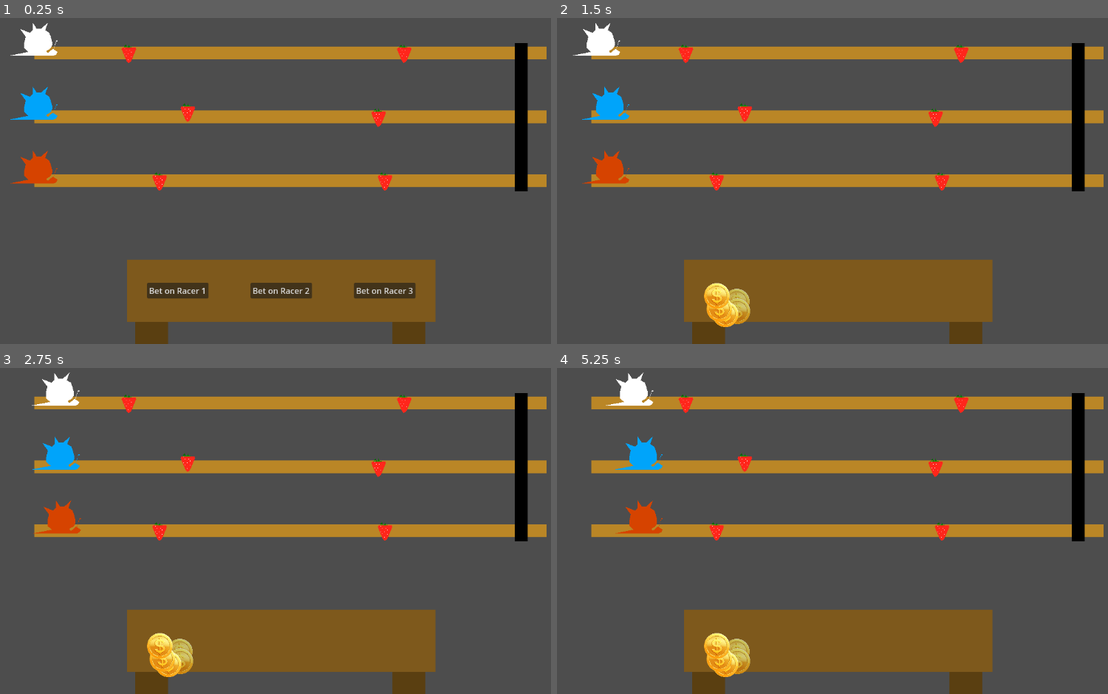
Above: before the commit, frames 1-4 (two rows, left to right).
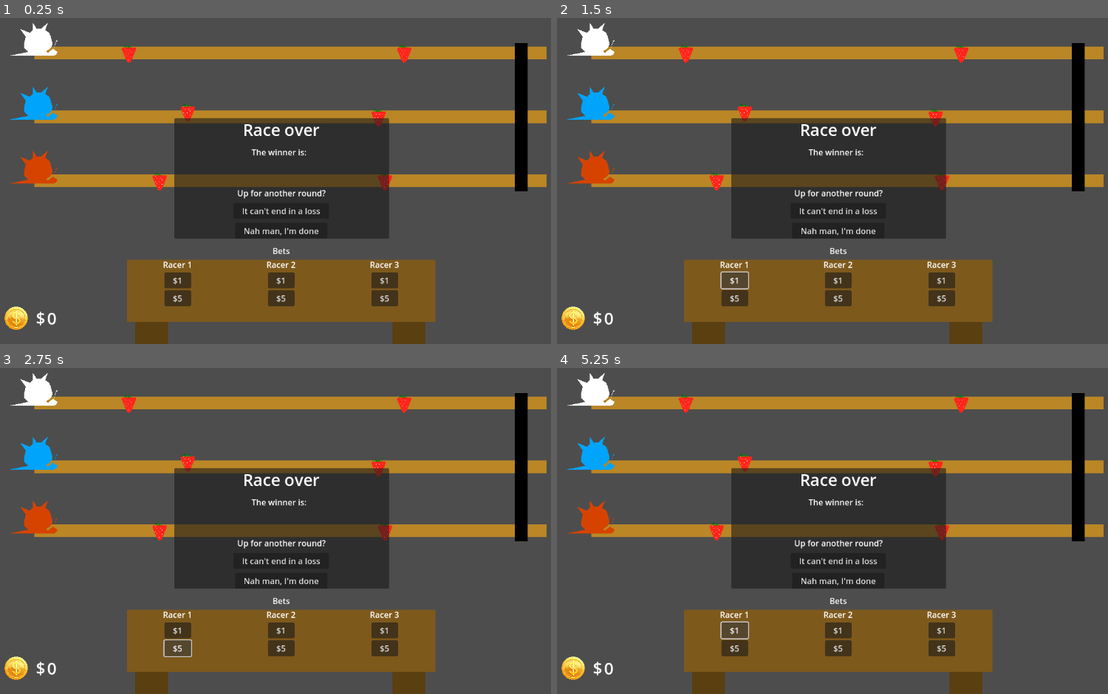
Above: after the commit, the same moments.

Repository: pradoh97/snail-race
Game: Godot game, scene res://level.tscn
The game is run twice, just before and just after one commit, with the same random seed, the same clock (stepped at 60 frames per second) and the same inputs.
Inputs (mouse positions are in pixels of both pictures, inside the frame that each line leads up to):
- Up to frame 1 (0.25 s): no input
- Up to frame 2 (1.5 s): click (733, 291) at 0.5 s, where only the run before the commit has a clickable "Bet on Racer 1"; click (733, 278) at 1.25 s, where only the run after the commit has a clickable "$1"
- Up to frame 3 (2.75 s): click (176, 648) at 2 s, where only the run after the commit has a clickable "$5"
- Up to frame 4 (5.25 s): click (838, 560) at 2.75 s, where only the run after the commit has a clickable "It can't end in a loss"; click (838, 579) at 3.5 s, where only the run after the commit has a clickable "Nah man, I'm done"; click (838, 579) at 4.25 s, where only the run after the commit has a clickable "Nah man, I'm done"; click (733, 628) at 5 s, where only the run after the commit has a clickable "$1"

The runs differ from the first frame. In frame 1, 17% of the frame differs, in the area x 0-76%, y 30-96%; in frame 2, 18%; in frame 3, 19%; in frame 4, 19%, in the area x 0-73%, y 1-96%.
Error after the commit: Invalid access to property or key 'pressed' on a base object of type 'null instance'. (res://ui.gd:6)

Commit message:
Add game over screen

Diff:
--- a/level.gd
+++ b/level.gd
@@ -2,10 +2,17 @@
 
 var winner: String = ""
 
+func _ready():
+	$UI.restart_pressed.connect(_on_restart_pressed)
+	var racer_number = 1
+	for racer: Racer in $Racers.get_children():
+		racer.racer_number = racer_number
+		racer_number += 1
+
 func _on_finish_line_body_entered(body):
 	if not winner:
-		winner = body.name
-
+		winner = str(body.racer_number)
+		$UI.race_over(winner)
 
 func _on_full_stop_body_entered(body):
 	(body as Racer).race_over = true
@@ -13,3 +20,7 @@
 func start_race():
 	for racer: Racer in $Racers.get_children():
 		racer.set_physics_process(true)
+
+func _on_restart_pressed():
+	winner = ""
+	get_tree().reload_current_scene()
--- a/level.tscn
+++ b/level.tscn
@@ -1,10 +1,13 @@
-[gd_scene load_steps=13 format=3 uid="uid://d1sxs5ucwt5cw"]
+[gd_scene load_steps=16 format=3 uid="uid://d1sxs5ucwt5cw"]
 
 [ext_resource type="Script" uid="uid://djv7ewwf01a1e" path="res://level.gd" id="1_vonw3"]
 [ext_resource type="PackedScene" uid="uid://deu8jlcltfg5f" path="res://finish_line.tscn" id="2_oi3di"]
 [ext_resource type="PackedScene" uid="uid://djrkl3l50j1u8" path="res://racer/snail.tscn" id="3_0b4ue"]
 [ext_resource type="PackedScene" uid="uid://droahx1p02vyo" path="res://traps/strawberry.tscn" id="3_f2txt"]
 [ext_resource type="Script" uid="uid://bew22gi0e2nxs" path="res://ui.gd" id="5_f2txt"]
+[ext_resource type="PackedScene" uid="uid://vtel8wmabvdn" path="res://bets/small_bet.tscn" id="6_1ainy"]
+[ext_resource type="PackedScene" uid="uid://8gwjogvjh4px" path="res://bets/medium_bet.tscn" id="7_n6hdu"]
+[ext_resource type="Texture2D" uid="uid://bqshskxmw7x7g" path="res://coin.png" id="8_km5ld"]
 
 [sub_resource type="RectangleShape2D" id="RectangleShape2D_oi3di"]
 size = Vector2(20, 111)
@@ -154,48 +157,224 @@
 layout_mode = 2
 texture = SubResource("GradientTexture2D_f2txt")
 
-[node name="BetSpace" type="HBoxContainer" parent="UI/Table"]
+[node name="VBoxContainer" type="VBoxContainer" parent="UI/Table"]
+layout_mode = 1
+anchors_preset = 15
+anchor_right = 1.0
+anchor_bottom = 1.0
+offset_top = -29.0
+grow_horizontal = 2
+grow_vertical = 2
+
+[node name="Label" type="Label" parent="UI/Table/VBoxContainer"]
+layout_mode = 2
+text = "Bets"
+horizontal_alignment = 1
+
+[node name="BetSpace" type="HBoxContainer" parent="UI/Table/VBoxContainer"]
 unique_name_in_owner = true
 custom_minimum_size = Vector2(0, 66.695)
-layout_mode = 1
-anchors_preset = -1
-anchor_right = 1.0
-anchor_bottom = 0.71300006
-offset_bottom = 0.07698822
+layout_mode = 2
 alignment = 1
 
-[node name="VBoxContainer" type="VBoxContainer" parent="UI/Table/BetSpace"]
+[node name="VBoxContainer" type="VBoxContainer" parent="UI/Table/VBoxContainer/BetSpace"]
 layout_mode = 2
 size_flags_horizontal = 3
 
-[node name="Button" type="Button" parent="UI/Table/BetSpace/VBoxContainer"]
-layout_mode = 2
-size_flags_horizontal = 6
-size_flags_vertical = 6
-text = "Bet on Racer 1
-"
-
-[node name="VBoxContainer2" type="VBoxContainer" parent="UI/Table/BetSpace"]
+[node name="Racer" type="Label" parent="UI/Table/VBoxContainer/BetSpace/VBoxContainer"]
+layout_mode = 2
+text = "Racer 1"
+horizontal_alignment = 1
+
+[node name="SmallBetButton" type="Button" parent="UI/Table/VBoxContainer/BetSpace/VBoxContainer"]
+layout_mode = 2
+size_flags_horizontal = 6
+size_flags_vertical = 6
+text = "   $1   "
+
+[node name="LargeBetButton" type="Button" parent="UI/Table/VBoxContainer/BetSpace/VBoxContainer"]
+layout_mode = 2
+size_flags_horizontal = 6
+size_flags_vertical = 6
+text = "   $5   "
+
+[node name="SmallBet" parent="UI/Table/VBoxContainer/BetSpace/VBoxContainer" instance=ExtResource("6_1ainy")]
+visible = false
+layout_mode = 2
+size_flags_horizontal = 4
+size_flags_vertical = 6
+
+[node name="LargeBet" parent="UI/Table/VBoxContainer/BetSpace/VBoxContainer" instance=ExtResource("7_n6hdu")]
+visible = false
+layout_mode = 2
+size_flags_horizontal = 4
+size_flags_vertical = 6
+
+[node name="VBoxContainer2" type="VBoxContainer" parent="UI/Table/VBoxContainer/BetSpace"]
 layout_mode = 2
 size_flags_horizontal = 3
 
-[node name="Button" type="Button" parent="UI/Table/BetSpace/VBoxContainer2"]
-layout_mode = 2
-size_flags_horizontal = 6
-size_flags_vertical = 6
-text = "Bet on Racer 2
-"
-
-[node name="VBoxContainer3" type="VBoxContainer" parent="UI/Table/BetSpace"]
+[node name="Racer" type="Label" parent="UI/Table/VBoxContainer/BetSpace/VBoxContainer2"]
+layout_mode = 2
+text = "Racer 2"
+horizontal_alignment = 1
+
+[node name="SmallBet" parent="UI/Table/VBoxContainer/BetSpace/VBoxContainer2" instance=ExtResource("6_1ainy")]
+visible = false
+layout_mode = 2
+size_flags_horizontal = 4
+size_flags_vertical = 6
+
+[node name="LargeBet" parent="UI/Table/VBoxContainer/BetSpace/VBoxContainer2" instance=ExtResource("7_n6hdu")]
+visible = false
+layout_mode = 2
+size_flags_horizontal = 4
+size_flags_vertical = 6
+
+[node name="SmallBetButton" type="Button" parent="UI/Table/VBoxContainer/BetSpace/VBoxContainer2"]
+layout_mode = 2
+size_flags_horizontal = 6
+size_flags_vertical = 6
+text = "   $1   "
+
+[node name="LargeBetButton" type="Button" parent="UI/Table/VBoxContainer/BetSpace/VBoxContainer2"]
+layout_mode = 2
+size_flags_horizontal = 6
+size_flags_vertical = 6
+text = "   $5   "
+
+[node name="VBoxContainer3" type="VBoxContainer" parent="UI/Table/VBoxContainer/BetSpace"]
 layout_mode = 2
 size_flags_horizontal = 3
 
-[node name="Button" type="Button" parent="UI/Table/BetSpace/VBoxContainer3"]
-layout_mode = 2
-size_flags_horizontal = 6
-size_flags_vertical = 6
-text = "Bet on Racer 3
-"
+[node name="Racer" type="Label" parent="UI/Table/VBoxContainer/BetSpace/VBoxContainer3"]
+layout_mode = 2
+text = "Racer 3"
+horizontal_alignment = 1
+
+[node name="SmallBet" parent="UI/Table/VBoxContainer/BetSpace/VBoxContainer3" instance=ExtResource("6_1ainy")]
+visible = false
+layout_mode = 2
+size_flags_horizontal = 4
+size_flags_vertical = 6
+
+[node name="LargeBet" parent="UI/Table/VBoxContainer/BetSpace/VBoxContainer3" instance=ExtResource("7_n6hdu")]
+visible = false
+layout_mode = 2
+size_flags_horizontal = 4
+size_flags_vertical = 6
+
+[node name="SmallBetButton" type="Button" parent="UI/Table/VBoxContainer/BetSpace/VBoxContainer3"]
+layout_mode = 2
+size_flags_horizontal = 6
+size_flags_vertical = 6
+text = "   $1   "
+
+[node name="LargeBetButton" type="Button" parent="UI/Table/VBoxContainer/BetSpace/VBoxContainer3"]
+layout_mode = 2
+size_flags_horizontal = 6
+size_flags_vertical = 6
+text = "   $5   "
+
+[node name="GameOver" type="PanelContainer" parent="UI"]
+anchors_preset = -1
+anchor_left = 0.31800002
+anchor_top = 0.31800002
+anchor_right = 0.68200004
+anchor_bottom = 0.68200004
+offset_left = -0.11380005
+offset_top = -0.06401062
+offset_right = 0.113708496
+offset_bottom = 0.063964844
+grow_horizontal = 2
+grow_vertical = 2
+
+[node name="Label" type="Label" parent="UI/GameOver"]
+layout_mode = 2
+size_flags_vertical = 0
+theme_override_font_sizes/font_size = 32
+text = "Race over"
+horizontal_alignment = 1
+
+[node name="VBoxContainer" type="VBoxContainer" parent="UI/GameOver"]
+layout_mode = 2
+alignment = 2
+
+[node name="HBoxContainer" type="HBoxContainer" parent="UI/GameOver/VBoxContainer"]
+layout_mode = 2
+alignment = 1
+
+[node name="Label" type="Label" parent="UI/GameOver/VBoxContainer/HBoxContainer"]
+layout_mode = 2
+text = "The winner is: "
+horizontal_alignment = 1
+
+[node name="Winner" type="Label" parent="UI/GameOver/VBoxContainer/HBoxContainer"]
+unique_name_in_owner = true
+layout_mode = 2
+
+[node name="MoneyResult" type="Label" parent="UI/GameOver/VBoxContainer"]
+unique_name_in_owner = true
+layout_mode = 2
+horizontal_alignment = 1
+
+[node name="VBoxContainer" type="VBoxContainer" parent="UI/GameOver/VBoxContainer"]
+layout_mode = 2
+theme_override_constants/separation = 8
+
+[node name="Question" type="Label" parent="UI/GameOver/VBoxContainer/VBoxContainer"]
+unique_name_in_owner = true
+layout_mode = 2
+text = "
+Up for another round?"
+horizontal_alignment = 1
+
+[node name="Restart" type="Button" parent="UI/GameOver/VBoxContainer/VBoxContainer"]
+unique_name_in_owner = true
+layout_mode = 2
+size_flags_horizontal = 4
+text = "   It can't end in a loss   "
+
+[node name="Quit" type="Button" parent="UI/GameOver/VBoxContainer/VBoxContainer"]
+unique_name_in_owner = true
+layout_mode = 2
+size_flags_horizontal = 4
+text = "   Nah man, I'm done   "
+
+[node name="HBoxContainer" type="HBoxContainer" parent="UI"]
+anchors_preset = -1
+anchor_left = 0.030000001
+anchor_top = 0.887
+anchor_right = 0.23900001
+anchor_bottom = 0.887
+offset_left = 0.43999863
+offset_top = 0.22399902
+offset_right = -0.32800293
+offset_bottom = 38.224
+grow_horizontal = 2
+theme_override_constants/separation = 16
+
+[node name="TextureRect" type="TextureRect" parent="UI/HBoxContainer"]
+layout_mode = 2
+texture = ExtResource("8_km5ld")
+expand_mode = 2
+stretch_mode = 5
+
+[node name="HBoxContainer" type="HBoxContainer" parent="UI/HBoxContainer"]
+layout_mode = 2
+
+[node name="Label" type="Label" parent="UI/HBoxContainer/HBoxContainer"]
+layout_mode = 2
+theme_override_font_sizes/font_size = 32
+text = "$"
+
+[node name="CurrentMoney" type="Label" parent="UI/HBoxContainer/HBoxContainer"]
+unique_name_in_owner = true
+layout_mode = 2
+theme_override_font_sizes/font_size = 32
+text = "0"
 
 [connection signal="body_entered" from="RaceTrack/FinishLine" to="." method="_on_finish_line_body_entered"]
 [connection signal="body_entered" from="RaceTrack/FullStop" to="." method="_on_full_stop_body_entered"]
+[connection signal="pressed" from="UI/GameOver/VBoxContainer/VBoxContainer/Restart" to="UI" method="_on_restart_pressed"]
+[connection signal="pressed" from="UI/GameOver/VBoxContainer/VBoxContainer/Quit" to="UI" method="_on_quit_pressed"]
